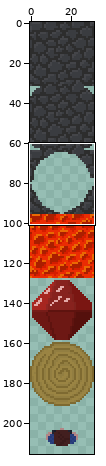
Two versions of one sprite sheet, assets/png/lava_theme.png. Above, an overview of the earlier version with the close-up marked.
Close-up. The starting point:
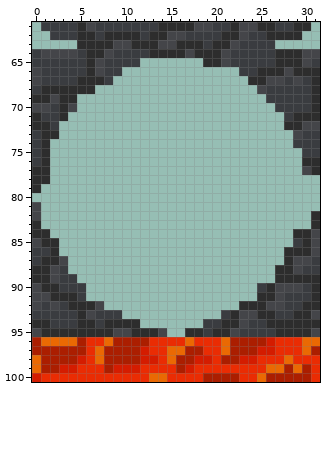
The file is 32x224 pixels. Colours within 5 levels of each other are drawn and written as one. Shown: x 0..31, y 61..100. The wide view leaves out empty margins. The commit also changed other parts of the picture, which this record leaves out.
And afterwards:
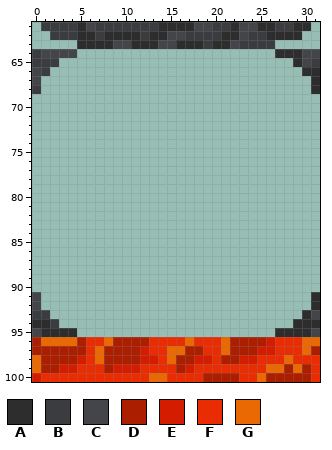
Palette (. is transparent): A #2d2d2d  B #3a3c40  C #444549  D #ab1e00  E #d41c00  F #ea2c03  G #ea6903
The edit:
y 64: x 5..26 BAACBBBBAAAACAAACBBBBB -> ......................
y 65: x 3..11 BBBACBBBB -> .........; x 19..28 AACBBBBBAA -> ..........
y 66: x 2..9 BBBBACBB -> ........; x 23..29 BBAAACA -> .......
y 67: x 1..8 BBBBAAAB -> ........; x 24..30 AACCBCB -> .......
y 68: x 1..6 AAAAAA -> ......; x 25..30 CBBBBB -> ......
y 69: x 0..4 AACAA -> .....; x 26..31 BBBBBA -> ......
y 70: x 0..4 CCBAC -> .....; x 27..31 BBBBA -> .....
y 71: x 0..3 ABBA -> ....; x 28..31 BAAA -> ....
y 72: x 0..2 AAB -> ...; x 28..31 AACC -> ....
y 73: x 0..2 BAA -> ...; x 29..31 CBB -> ...
y 74: x 0..1 BA -> ..; x 29..31 BBB -> ...
y 75: x 0..1 BA -> ..; x 30..31 BB -> ..
y 76: x 0..1 BA -> ..; x 30..31 AA -> ..
y 77: x 0..1 AA -> ..; x 30..31 CA -> ..
y 78: x 0..1 AA -> ..
y 79: x 0 A -> .
y 81: x 0 C -> .
y 82: x 0 C -> .; x 31 A -> .
y 83: x 0 A -> .; x 31 A -> .
y 84: x 0..1 AA -> ..; x 29..31 AAC -> ...
y 85: x 0..2 CAA -> ...; x 29..31 BAC -> ...
y 86: x 0..2 BBA -> ...; x 28..31 AAAC -> ....
y 87: x 0..3 BAAC -> ....; x 28..31 ACCB -> ....
y 88: x 0..3 AACB -> ....; x 27..31 AACBB -> .....
y 89: x 0..4 AACBB -> .....; x 27..31 AAAAA -> .....
y 90: x 0..5 CAABBB -> ......; x 25..31 BACCCBA -> .......
y 91: x 1..5 CAAAB -> .....; x 25..30 AACBBB -> ......
y 92: x 1..7 BCBAAAC -> .......; x 23..30 AAACCBBA -> ........
y 93: x 2..9 BBBACBBB -> ........; x 21..29 BACCAABBA -> .........
y 94: x 3..11 BBAABAAAA -> .........; x 19..28 BBAACBBAAA -> ..........
y 95: x 5..14 AAAACCAAAC -> ..........; x 17..26 AABAACBBBB -> ..........
